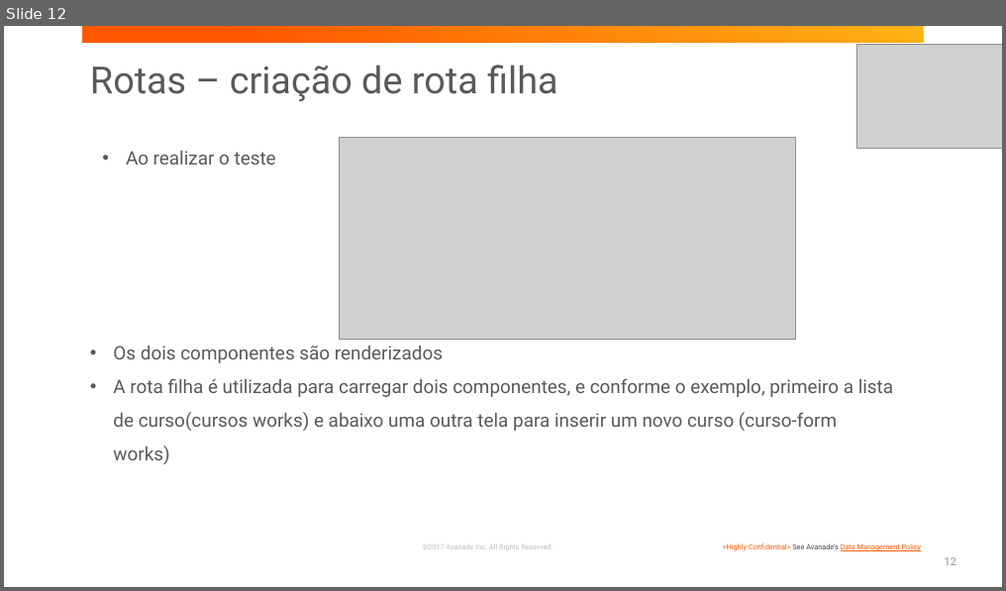
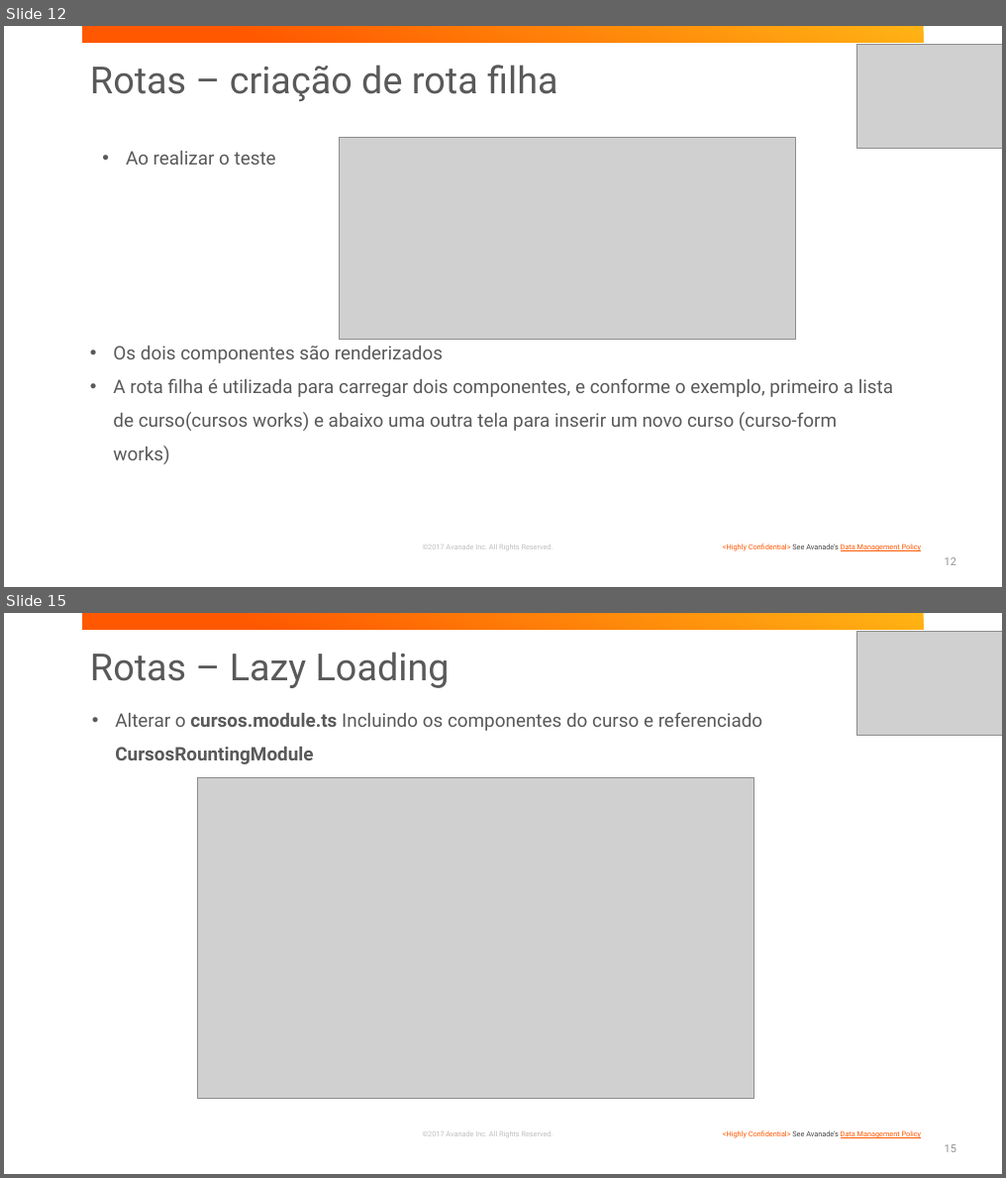
Before and after one commit to BootCampAvanSanAnder/BootCampSantander, a slide deck: presentations/TreinamentoAngular.pptx. Shown one above the other, each under a label of ours: slide 12 before the commit, slides 12 and 15 after it; the slides between them are not shown. The pictures are 1006x591 and 1006x1178 pixels, drawn with LibreOffice and Linux fonts; fonts in the diff are those of the drawing; grey boxes stand for pictures; background and template pictures are left out. Boxes give left, top, right and bottom in pixels: in the first picture for what was removed or moved away, otherwise in the second. Text is boxed around its words. In the diff, an @@ line names an element or a change of style, - is before the commit and + after.

Commit message:
Lazy Loading - criacao do modulo e routing de cursos

```diff
--- a/presentations/TreinamentoAngular.pptx
+++ b/presentations/TreinamentoAngular.pptx
@@ slide 15 added at (x1=4, y1=613, x2=1002, y2=1174), background #FFFFFF; not listed: 3 template elements that a slide beside it also shows @@
@@ picture added at (x1=856, y1=631, x2=1002, y2=736) @@
@@ title added at (x1=90, y1=652, x2=450, y2=688), 36 pt, text #595959 @@
+Rotas – Lazy Loading
@@ text added at (x1=115, y1=712, x2=762, y2=764), 18 pt, text #595959 @@
+• Alterar o cursos.module.ts Incluindo os componentes do curso e referenciado CursosRountingModule
@@ picture added at (x1=197, y1=777, x2=754, y2=1098) @@
@@ page number added at (x1=944, y1=1145, x2=956, y2=1153), 10.5 pt, text #939393 @@
+15
```
Also in this commit, not shown: 6 other slides added, 4 other files.
